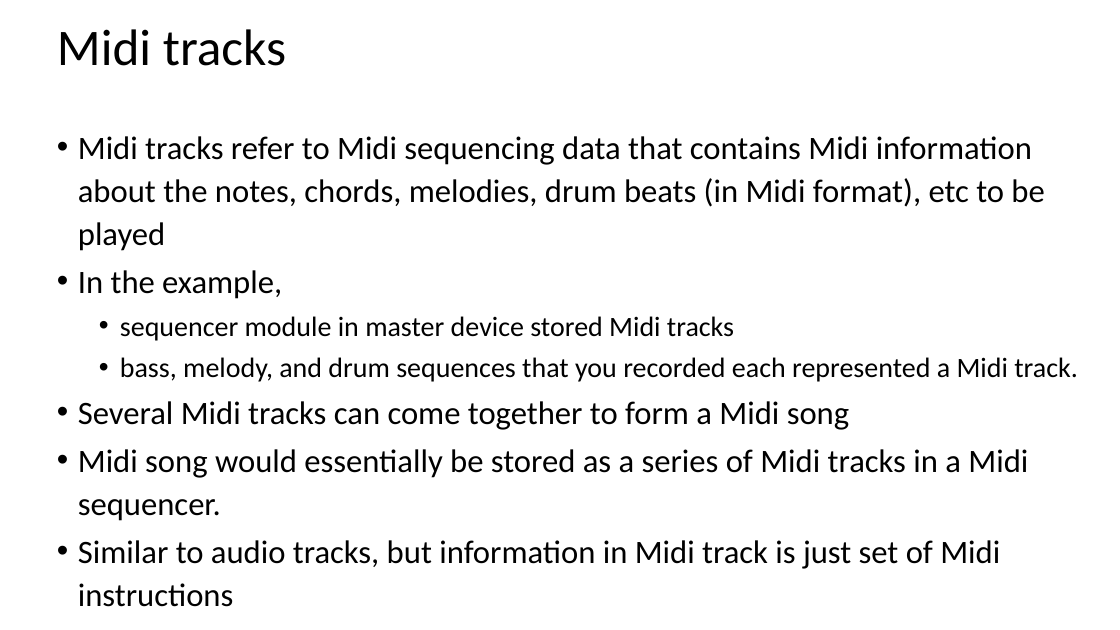
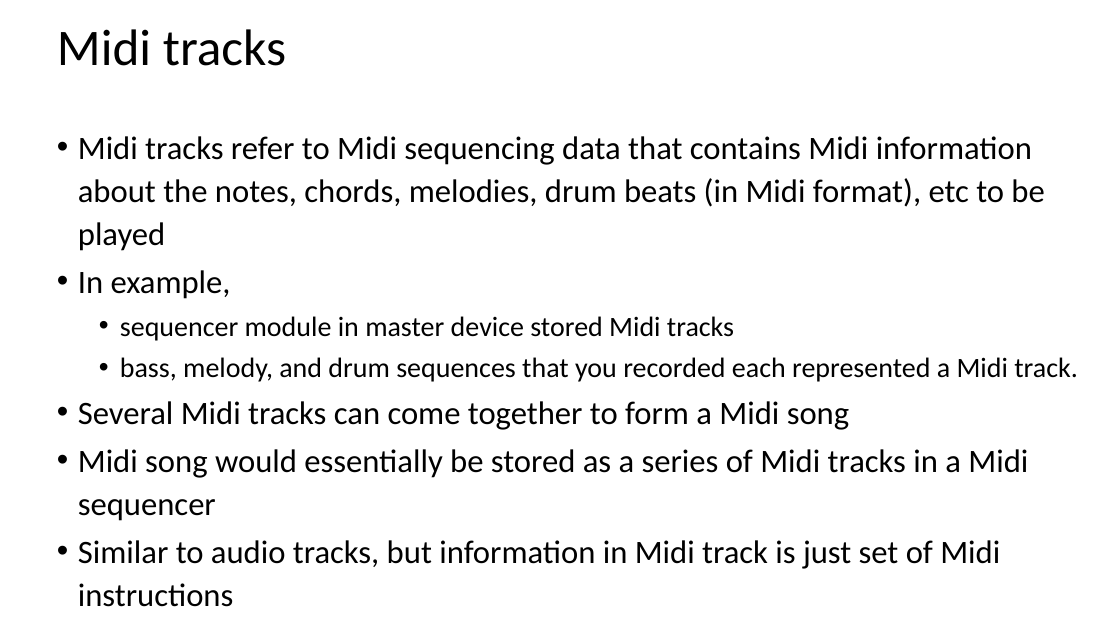
Before and after one commit to joshreiss/Audio-programming-with-VST-and-JUCE, a slide deck: slide 12 of 02 - Midi/01 Midi introduction.pptx. Drawn at 1120x630 pixels with LibreOffice and Linux fonts; fonts in the diff are those of the drawing. Boxes give left, top, right and bottom in pixels: in the first picture for what was removed or moved away, otherwise in the second. Text is boxed around its words. In the diff, an @@ line names an element or a change of style, - is before the commit and + after.

```diff
--- a/02 - Midi/01 Midi introduction.pptx
+++ b/02 - Midi/01 Midi introduction.pptx
@@ text at (78,270,231,299): text changed @@
-• In the example,
+• In example,
@@ text at (78,449,1028,521): text changed @@
-• Midi song would essentially be stored as a series of Midi tracks in a Midi sequencer.
+• Midi song would essentially be stored as a series of Midi tracks in a Midi sequencer
```
Also in this commit, not shown: 4 other slides changed.
